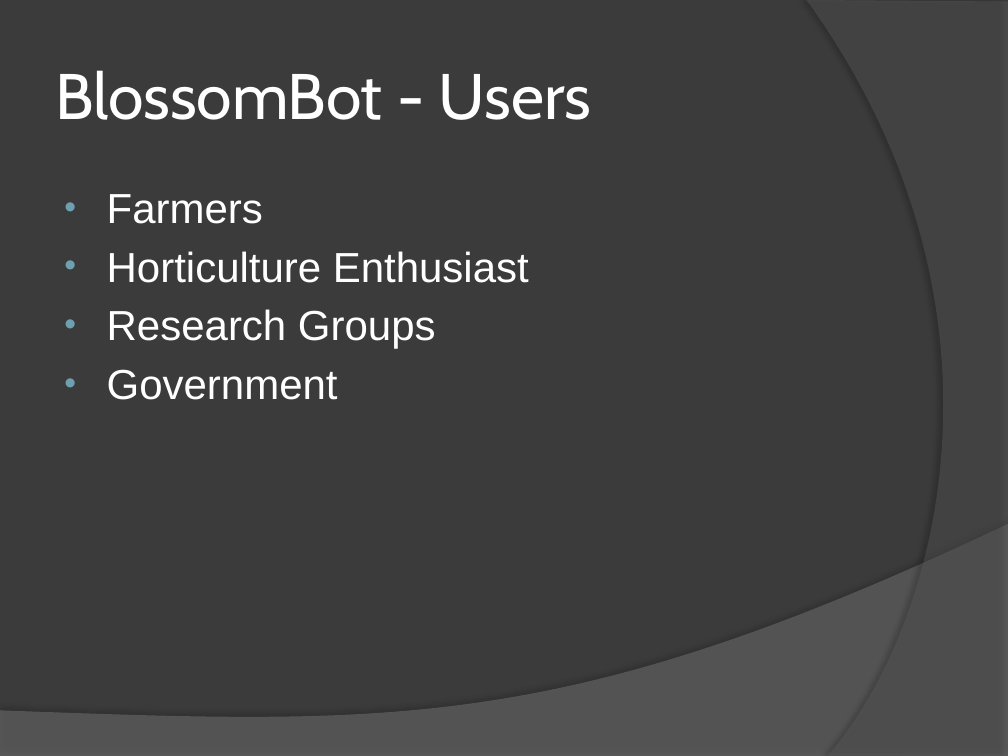
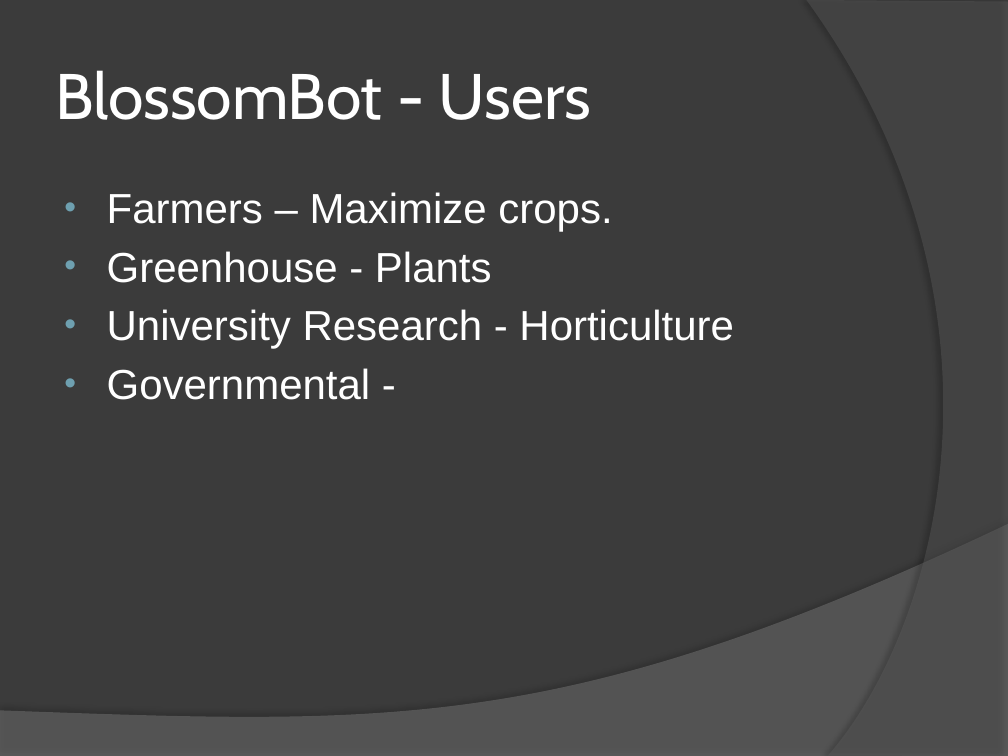
Before and after one commit to cliffconklin/ConklinBluemixDec, a slide deck: slide 5 of BlossomBot.pptx (slide 4 before the commit). Drawn at 1008x756 pixels with LibreOffice and Linux fonts; fonts in the diff are those of the drawing. Boxes give left, top, right and bottom in pixels: in the first picture for what was removed or moved away, otherwise in the second. Text is boxed around its words. In the diff, an @@ line names an element or a change of style, - is before the commit and + after.

```diff
--- a/BlossomBot.pptx
+++ b/BlossomBot.pptx
@@ text at <box>107,192,734,400</box>: text changed @@
-• Farmers
-• Horticulture Enthusiast
-• Research Groups
-• Government
+• Farmers – Maximize crops.
+• Greenhouse - Plants
+• University Research - Horticulture
+• Governmental -
```
Also in this commit, not shown: 5 other slides changed, 1 slide added.
